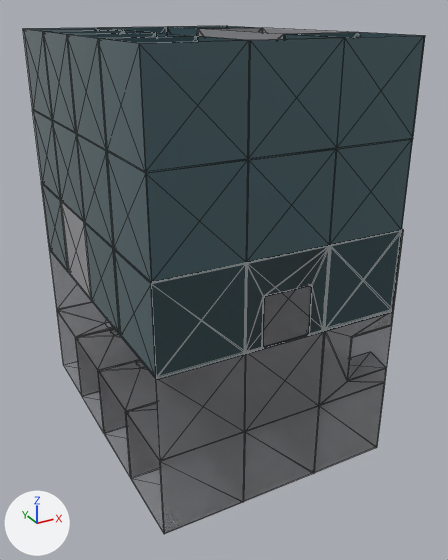
Two versions of the glTF model gallery/第十六组.glb, one commit apart.
Camera for both pictures: a camera (50 mm lens) standing at (-0.017, -0.0339, 0.0138) and looking at (0.0008, -0.0016, -0.0024). The lights are fixed; the arrows at lower left show +X, +Y and +Z. The first picture is the older version. Mesh edges are drawn as thin lines.
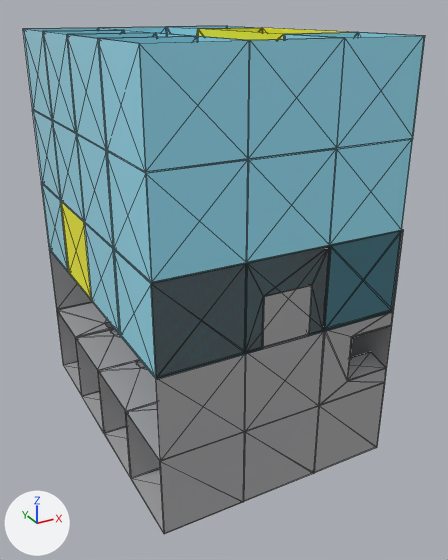
Location of each change, (x1, y1, x2, y2) in pixels of the pictures (448 x 560 px):
'Mesh_0', recoloured (lighter)
    both: (23, 26, 425, 380)
'Mesh_1', recoloured, surface changed
    both: (49, 229, 404, 533)
'Mesh_2', recoloured
    both: (61, 28, 353, 299)

Edits to the bpy script that builds the scene:
```text
Change mat_material_0:
    mat_material_0.base_color: (0.0612, 0.117, 0.136) -> (0.337, 0.823, 0.991)  # dark cyan #466067 -> cyan #9deafe
Change mat_material_1:
    mat_material_1.base_color: (0.352, 0.352, 0.371) -> (0.423, 0.423, 0.434)  # grey #a0a0a4 -> grey #aeaeb0
    mat_material_1.alpha: 0.502 -> 1.0
    remove mat_material_1.transmission_weight = 0.498
Change mat_material_2:
    mat_material_2.base_color: (0.352, 0.352, 0.371) -> (1.0, 0.991, 0.0284)  # grey #a0a0a4 -> yellow #fffe2f
```
